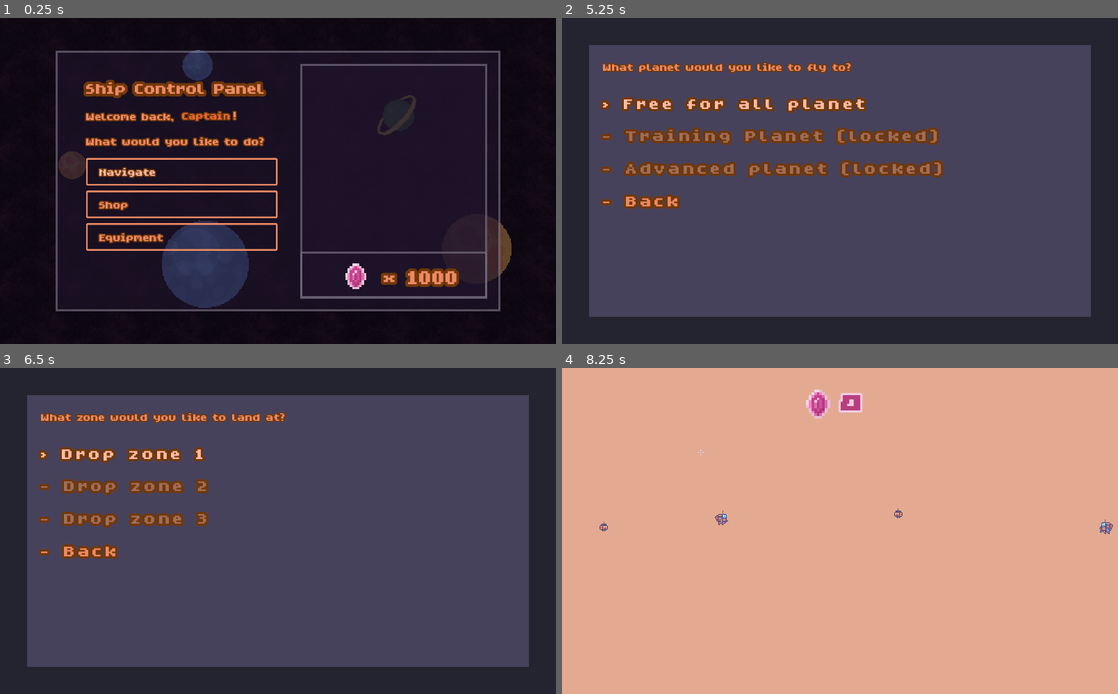
Above: before the commit, frames 1-4 (two rows, left to right).
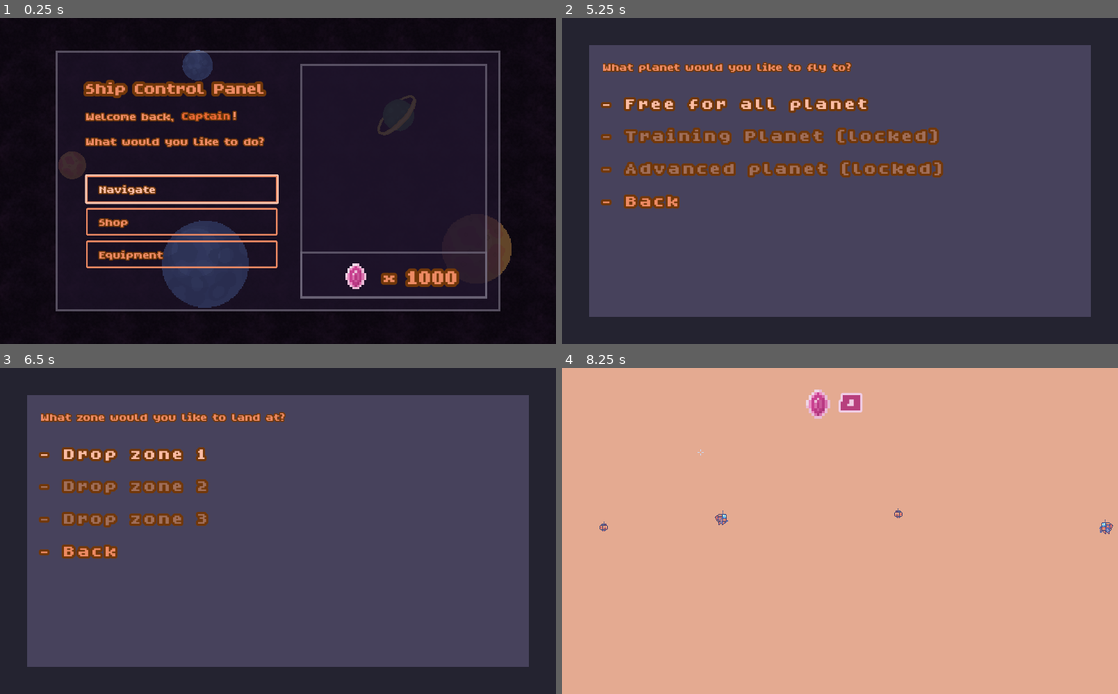
Above: after the commit, the same moments.

Repository: MichaelRRyan/Mecha-Miners
Game: Godot game, scene res://scenes/ui/screens/ShipScreen.tscn
Same seed, same stepped clock (60 frames per second), same inputs: the game is played once before the commit and once after it. This scene is started directly instead of the project's main scene.
Inputs (mouse positions are in pixels of both pictures, inside the frame that each line leads up to):
- Up to frame 1 (0.25 s): no input
- Up to frame 2 (5.25 s): click "Navigate" at 0.5 s; click "- Back" at 1.25 s; click "Shop" at 2 s; click "Equipment" at 2.75 s; tap Enter at 3.5, 5 s; move the mouse to (962, 164) at 3.52 s; press the mouse at (962, 164) at 3.53 s; hold D (move_right) 3.53-4.28 s; tap W (jump) at 3.77, 4.52 s; tap Space at 4.25 s; move the mouse to (728, 197) at 4.27 s; release the mouse at (728, 197) at 4.28 s; hold A (move_left) 4.28-5.03 s; right-click (728, 197) at 4.35 s; move the mouse to (895, 109) at 5.02 s; hold D (move_right) from 5.03 s (still down); hold P (ai_perspective) from 5.03 s (still down)
- Up to frame 3 (6.5 s): release D (move_right) at 5.75 s; release P (ai_perspective) at 5.75 s; click "> Free for all planet" (after the commit: "- Free for all planet") at 5.75 s
- Up to frame 4 (8.25 s): click "- Back" at 6.5 s; tap Space at 7.25 s; move the mouse to (812, 596) at 7.27 s; hold D (move_right) 7.28-8 s; tap E (interact) at 7.35 s; tap W (jump) at 7.52 s; click "> Drop zone 1" (after the commit: "- Drop zone 1") at 8 s

The runs differ from the first frame. In frame 1, 3.9% of the frame differs, in the area x 15-51%, y 42-77%; in frame 2, 0.9%; in frame 3, 0.6%; in frame 4, nothing differs.

Commit message:
Fixed ship screen button highlighting

Diff:
--- a/scenes/ui/screens/ShipScreen.tscn
+++ b/scenes/ui/screens/ShipScreen.tscn
@@ -29,6 +29,22 @@
 corner_radius_bottom_right = 2
 corner_radius_bottom_left = 2
 
+[sub_resource type="StyleBoxFlat" id=11]
+draw_center = false
+border_width_left = 3
+border_width_top = 3
+border_width_right = 3
+border_width_bottom = 3
+border_color = Color( 0.984314, 0.772549, 0.690196, 1 )
+corner_radius_top_left = 2
+corner_radius_top_right = 2
+corner_radius_bottom_right = 2
+corner_radius_bottom_left = 2
+expand_margin_left = 2.0
+expand_margin_right = 2.0
+expand_margin_top = 2.0
+expand_margin_bottom = 2.0
+
 [sub_resource type="StyleBoxFlat" id=8]
 bg_color = Color( 0.12549, 0.0823529, 0.176471, 0.588235 )
 border_width_left = 4
@@ -121,35 +137,43 @@
 size_flags_horizontal = 3
 size_flags_vertical = 3
 custom_constants/separation = 10
+alignment = 1
 
 [node name="NavigateButton" type="Button" parent="Console/LeftPanel/Menu" groups=["button"]]
-margin_right = 352.0
-margin_bottom = 50.0
+margin_top = 32.0
+margin_right = 352.0
+margin_bottom = 82.0
 rect_min_size = Vector2( 0, 50 )
 theme = ExtResource( 2 )
 custom_fonts/font = ExtResource( 7 )
+custom_styles/hover = SubResource( 7 )
+custom_styles/focus = SubResource( 11 )
 custom_styles/normal = SubResource( 7 )
 text = "  Navigate"
 align = 0
 
 [node name="ShopButton" type="Button" parent="Console/LeftPanel/Menu" groups=["button"]]
-margin_top = 60.0
-margin_right = 352.0
-margin_bottom = 110.0
+margin_top = 92.0
+margin_right = 352.0
+margin_bottom = 142.0
 rect_min_size = Vector2( 0, 50 )
 theme = ExtResource( 2 )
 custom_fonts/font = ExtResource( 7 )
+custom_styles/hover = SubResource( 7 )
+custom_styles/focus = SubResource( 11 )
 custom_styles/normal = SubResource( 7 )
 text = "  Shop"
 align = 0
 
 [node name="EquipmentButton" type="Button" parent="Console/LeftPanel/Menu" groups=["button"]]
-margin_top = 120.0
-margin_right = 352.0
-margin_bottom = 170.0
+margin_top = 152.0
+margin_right = 352.0
+margin_bottom = 202.0
 rect_min_size = Vector2( 0, 50 )
 theme = ExtResource( 2 )
 custom_fonts/font = ExtResource( 7 )
+custom_styles/hover = SubResource( 7 )
+custom_styles/focus = SubResource( 11 )
 custom_styles/normal = SubResource( 7 )
 text = "  Equipment"
 align = 0
--- a/scripts/ui/screens/UIHelper.gd
+++ b/scripts/ui/screens/UIHelper.gd
@@ -15,23 +15,9 @@
 
 	if buttons and not buttons.empty():
 		for button in buttons:
-			var _r = button.connect("focus_entered", self, "_on_button_focus_entered", [button])
-			_r = button.connect("focus_exited", self, "_on_button_focus_exited", [button])
-			_r = button.connect("mouse_entered", self, "_on_button_mouse_entered", [button])
+			var _r = button.connect("mouse_entered", self, "_on_button_mouse_entered", [button])
 
 		buttons[0].grab_focus()
-
-
-# ------------------------------------------------------------------------------
-func _on_button_focus_entered(button : Button):
-	if not button.text.empty() and button.text[0] == list_character:
-		button.text = button.text.replace(list_character, cursor_character)
-
-
-# ------------------------------------------------------------------------------
-func _on_button_focus_exited(button : Button):
-	if not button.text.empty() and button.text[0] == cursor_character:
-		button.text = button.text.replace(cursor_character, list_character)
 
 
 # ------------------------------------------------------------------------------
Not shown: 1 places in scenes/ui/screens/ShipScreen.tscn that only renumber resources
